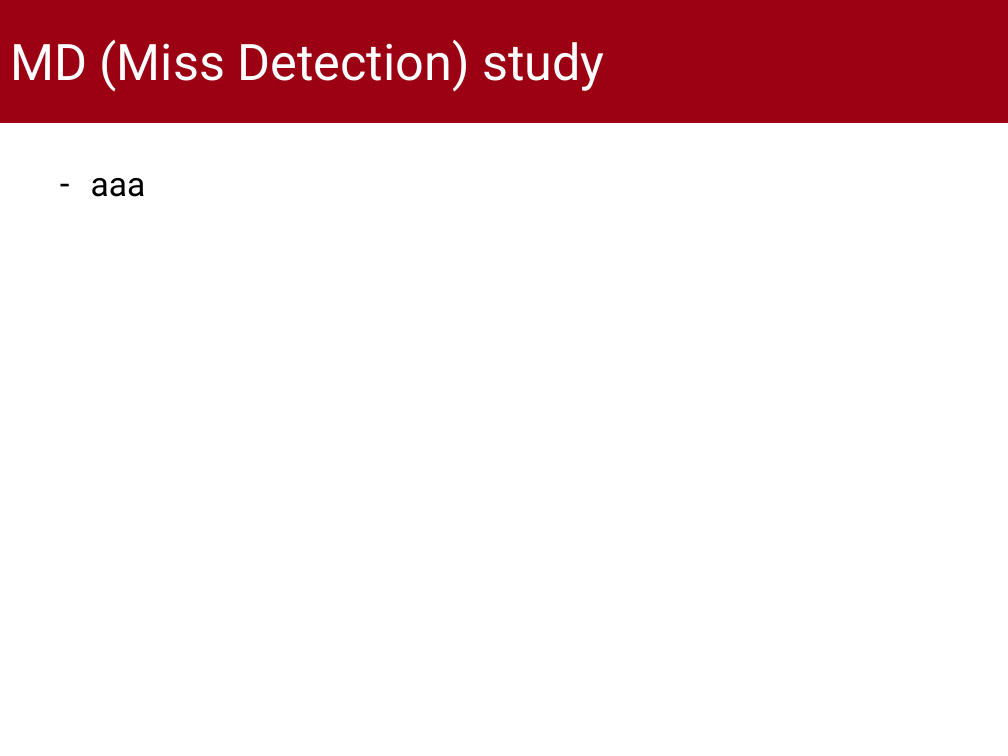
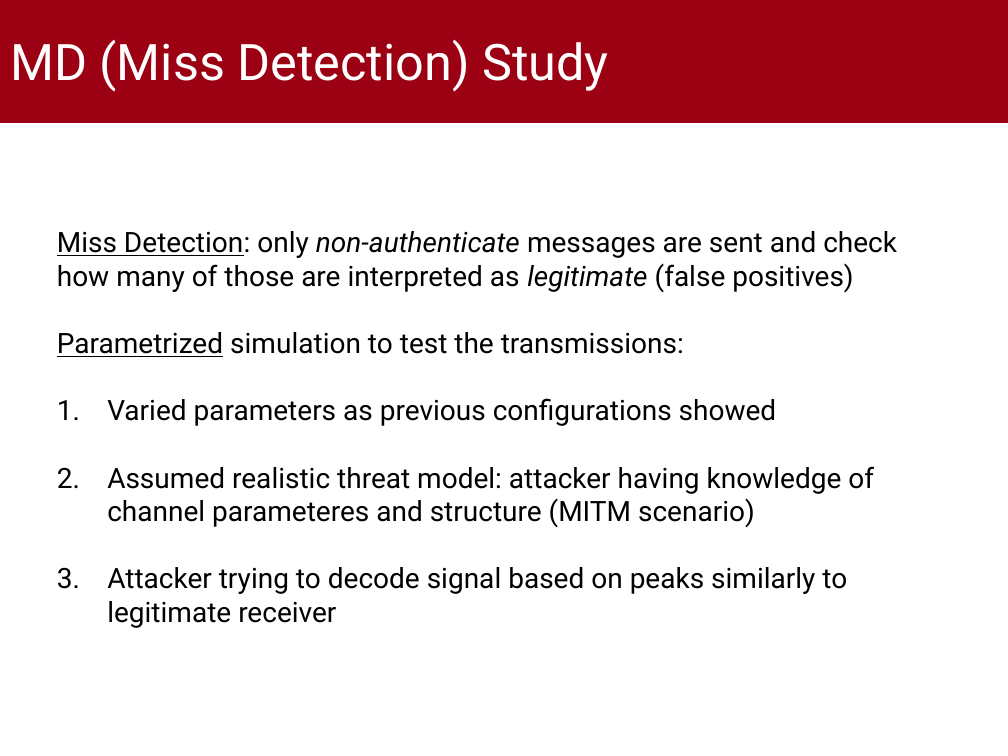
Before and after one commit to gabrielrovesti/PLA-Bluetooth-Environment, a slide deck: slide 10 of Third Part - Physical Layer Device Authentication/Slides/PLA Bluetooth Environment.pptx (slide 8 before the commit). Drawn at 1008x756 pixels with LibreOffice and Linux fonts; fonts in the diff are those of the drawing; background and template pictures are left out. Boxes give left, top, right and bottom in pixels: in the first picture for what was removed or moved away, otherwise in the second. Text is boxed around its words. In the diff, an @@ line names an element or a change of style, - is before the commit and + after.

```diff
--- a/Third Part - Physical Layer Device Authentication/Slides/PLA Bluetooth Environment.pptx
+++ b/Third Part - Physical Layer Device Authentication/Slides/PLA Bluetooth Environment.pptx
@@ title at box(10, 40, 608, 92): text changed @@
-MD (Miss Detection) study
+MD (Miss Detection) Study
@@ text removed at box(91, 178, 146, 197) @@
-– aaa
@@ text added at box(57, 231, 897, 628), 20 pt, text #000000 @@
+Miss Detection: only non-authenticate messages are sent and check how many of those are interpreted as legitimate (false positives)
+Parametrized simulation to test the transmissions:
+1. Varied parameters as previous configurations showed
+2. Assumed realistic threat model: attacker having knowledge of channel parameteres and structure (MITM scenario)
+3. Attacker trying to decode signal based on peaks similarly to legitimate receiver
```
Also in this commit, not shown: 4 other slides changed, 3 slides added, 2 other files.
